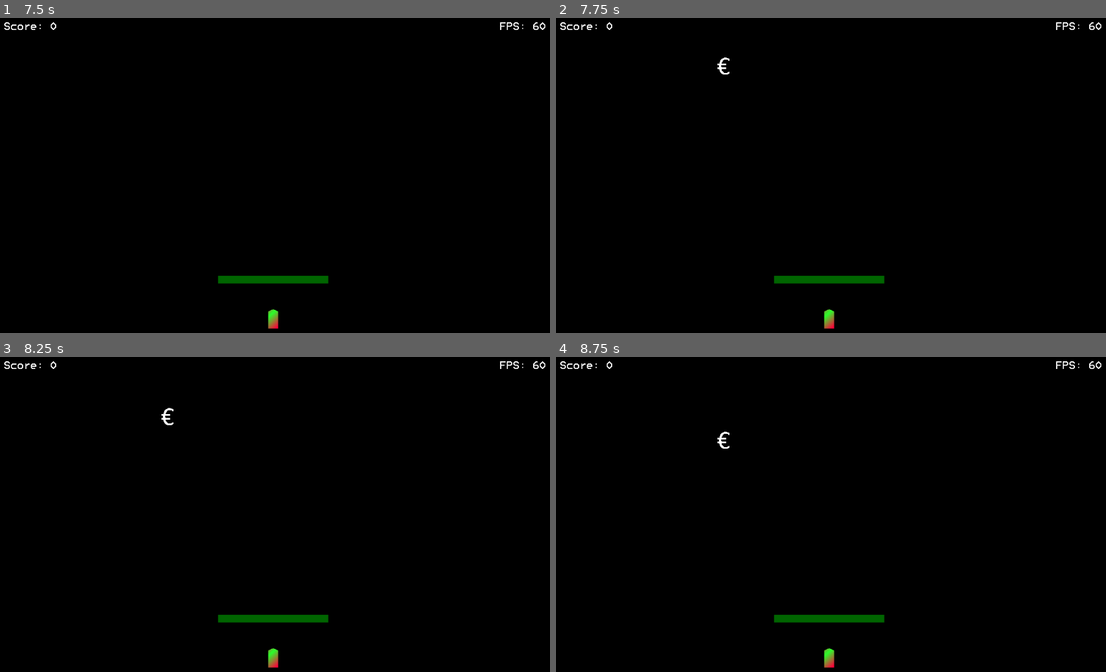
Above: before the commit, frames 1-4 (two rows, left to right).
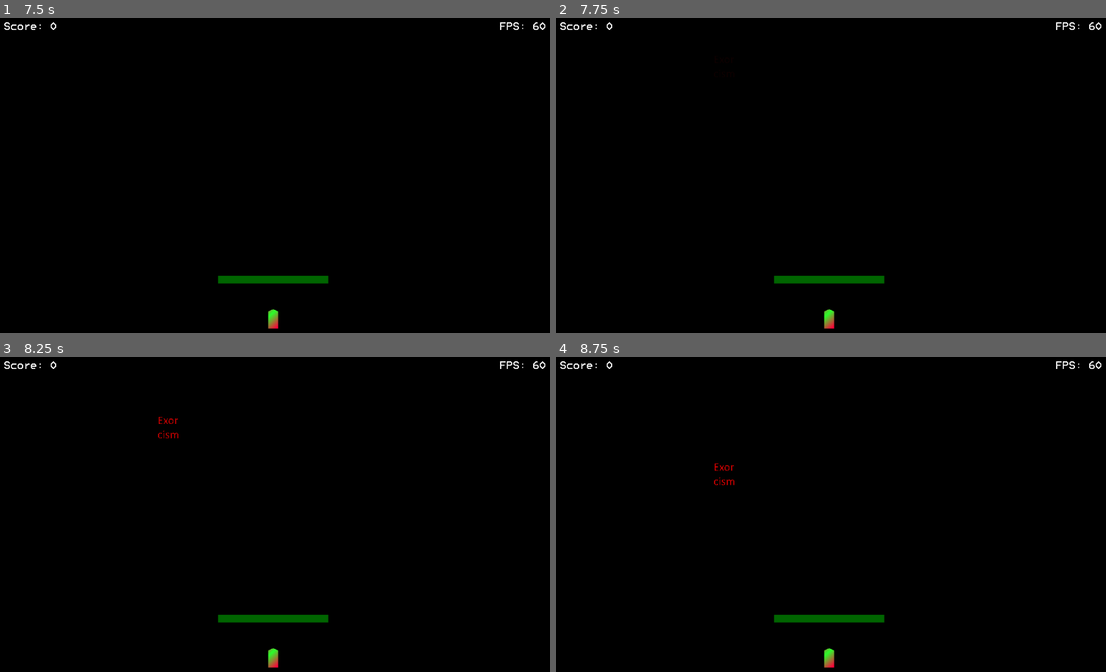
Above: after the commit, the same moments.

Repository: imekon/safety
Game: Godot game, scene res://scenes/Main.tscn
Two runs of this game, one before a commit and one after it. Both use one fixed random seed, a clock stepped at 60 frames per second and the inputs below.
Inputs:
- Up to frame 1 (7.5 s): click "Start" at 0.5 s; tap Enter at 2, 3.5, 5 s; tap Space at 2.75, 4.25, 5.75 s
- Up to frame 2 (7.75 s): no input
- Up to frame 3 (8.25 s): no input
- Up to frame 4 (8.75 s): no input

Frame 1 is identical in both runs. In frame 2, less than 0.1% of the frame differs, in the area x 29-32%, y 12-19%; in frame 3, 0.1%; in frame 4, 0.1%, in the area x 28-33%, y 23-41%.

Commit message:
added catastrophe shape
pulsating monster

Diff:
--- /dev/null
+++ b/scenes/CatastropheShape.tscn
@@ -0,0 +1,29 @@
+[gd_scene load_steps=4 format=2]
+
+[ext_resource path="res://scenes/DirectedShape.tscn" type="PackedScene" id=1]
+[ext_resource path="res://scripts/CatastropheShape.gd" type="Script" id=2]
+[ext_resource path="res://images/exorcism.png" type="Texture" id=3]
+
+[node name="CatastropheShape" index="0" instance=ExtResource( 1 )]
+
+script = ExtResource( 2 )
+_sections_unfolded = [ "Material", "Visibility" ]
+
+[node name="Sprite" parent="." index="0"]
+
+texture = ExtResource( 3 )
+_sections_unfolded = [ "Material" ]
+
+[node name="CollisionPolygon2D" parent="." index="1"]
+
+polygon = PoolVector2Array( -20, -25, 20, -25, 20, 20, -20, 20 )
+
+[node name="Tween" type="Tween" parent="." index="2"]
+
+repeat = false
+playback_process_mode = 1
+playback_speed = 2.5
+playback/active = false
+playback/repeat = false
+playback/speed = 2.5
+_sections_unfolded = [ "playback" ]
--- /dev/null
+++ b/scenes/DirectedShape.tscn
@@ -0,0 +1,18 @@
+[gd_scene load_steps=2 format=2]
+
+[ext_resource path="res://scripts/DirectedShape.gd" type="Script" id=1]
+
+[node name="DirectedShape" type="KinematicBody2D"]
+
+input_pickable = false
+collision_layer = 1
+collision_mask = 1
+collision/safe_margin = 0.08
+script = ExtResource( 1 )
+
+[node name="Sprite" type="Sprite" parent="." index="0"]
+
+[node name="CollisionPolygon2D" type="CollisionPolygon2D" parent="." index="1"]
+
+build_mode = 0
+polygon = PoolVector2Array(  )
--- a/scenes/FallingEuro.tscn
+++ b/scenes/FallingEuro.tscn
@@ -1,7 +1,7 @@
 [gd_scene load_steps=4 format=2]
 
 [ext_resource path="res://scenes/FallingShape.tscn" type="PackedScene" id=1]
-[ext_resource path="res://scenes/FallingEuro.gd" type="Script" id=2]
+[ext_resource path="res://scripts/FallingEuro.gd" type="Script" id=2]
 [ext_resource path="res://images/euro.png" type="Texture" id=3]
 
 [node name="FallingEuro" instance=ExtResource( 1 )]
--- /dev/null
+++ b/scripts/CatastropheShape.gd
@@ -0,0 +1,22 @@
+extends "res://scripts/DirectedShape.gd"
+
+onready var sprite = $Sprite
+onready var tween = $Tween
+
+func _ready():
+	pulsate()
+
+func _physics_process(delta):
+	pass
+
+func pulsate():
+	while true:
+		tween.interpolate_method(self, "on_pulsate", 0, 1, 2, Tween.TRANS_QUAD, Tween.EASE_IN)
+		tween.start()
+		yield(tween, "tween_completed")
+		tween.interpolate_method(self, "on_pulsate", 1, 0, 2, Tween.TRANS_QUAD, Tween.EASE_IN)
+		tween.start()
+		yield(tween, "tween_completed")
+
+func on_pulsate(value):
+	sprite.modulate = Color(value, 0, 0)
--- /dev/null
+++ b/scripts/DirectedShape.gd
@@ -0,0 +1,11 @@
+extends KinematicBody2D
+
+const GRAVITY = 3
+
+var velocity = Vector2(0, 0)
+
+func _physics_process(delta):
+	if position.y > 550:
+		return
+	velocity.y = velocity.y + delta * GRAVITY
+	position.y = position.y + velocity.y
--- a/scripts/Main.gd
+++ b/scripts/Main.gd
@@ -9,6 +9,7 @@
 onready var timer = $Timer
 
 onready var fallingEuro = load("res://scenes/FallingEuro.tscn")
+onready var directedCatastrophe = load("res://scenes/CatastropheShape.tscn")
 
 func _ready():
 	introText.add_text("Life is about taking risks\n")
@@ -25,6 +26,10 @@
 	timer.start()
 
 func on_timer_timeout():
-	var euro = fallingEuro.instance()
-	euro.position = Vector2(320, 100)
-	add_child(euro)
+	# var euro = fallingEuro.instance()
+	# euro.position = Vector2(320, 100)
+	#add_child(euro)
+
+	var catastrophe = directedCatastrophe.instance()
+	catastrophe.position = Vector2(320, 100)
+	add_child(catastrophe)
Renamed: scenes/FallingEuro.gd -> scripts/FallingEuro.gd
